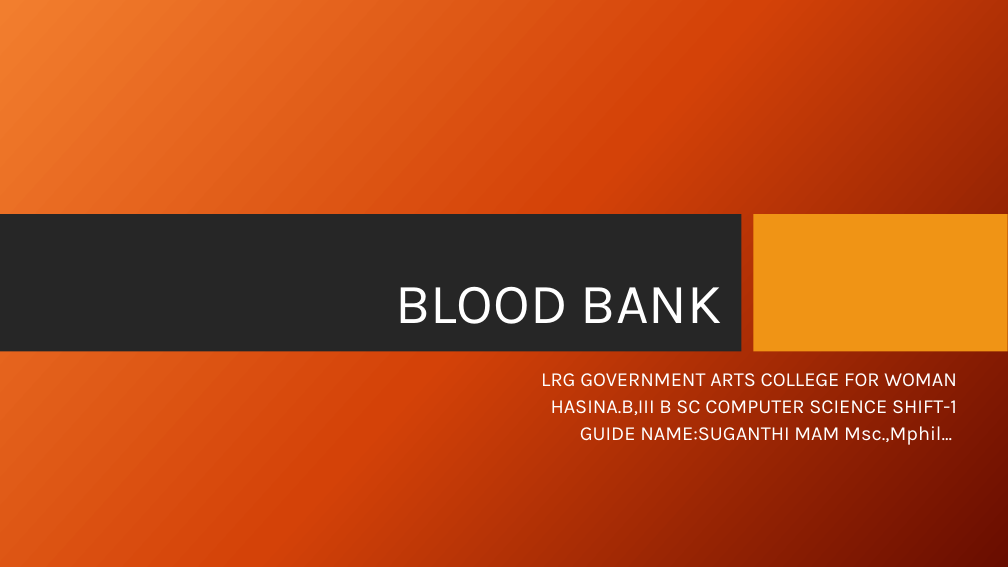
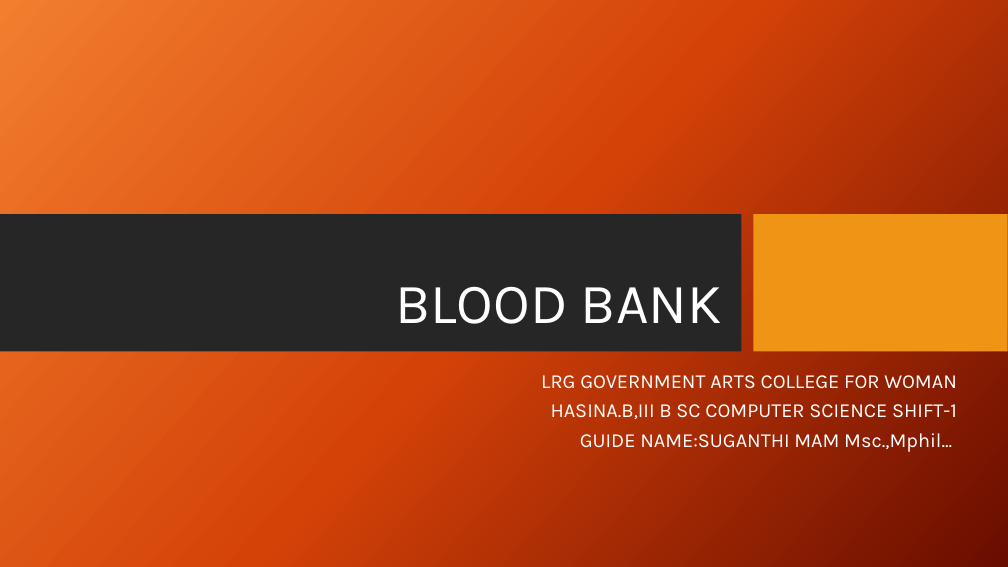
Before and after one commit to gokul18b/2023, a slide deck: slide 1 of batch1/ppt/BLOOD BANK.pptx. Drawn at 1008x567 pixels with LibreOffice and Linux fonts; fonts in the diff are those of the drawing; background and template pictures are left out. Boxes give left, top, right and bottom in pixels: in the first picture for what was removed or moved away, otherwise in the second. Text is boxed around its words. In the diff, an @@ line names an element or a change of style, - is before the commit and + after.

```diff
--- a/batch1/ppt/BLOOD BANK.pptx
+++ b/batch1/ppt/BLOOD BANK.pptx
@@ subtitle "LRG GOVERNMENT ARTS COLLEGE FOR ..." at [541, 375, 957, 452]: line spacing 0.7 to 0.8 @@
```
Also in this commit, not shown: 5 other slides changed, 46 other files.
